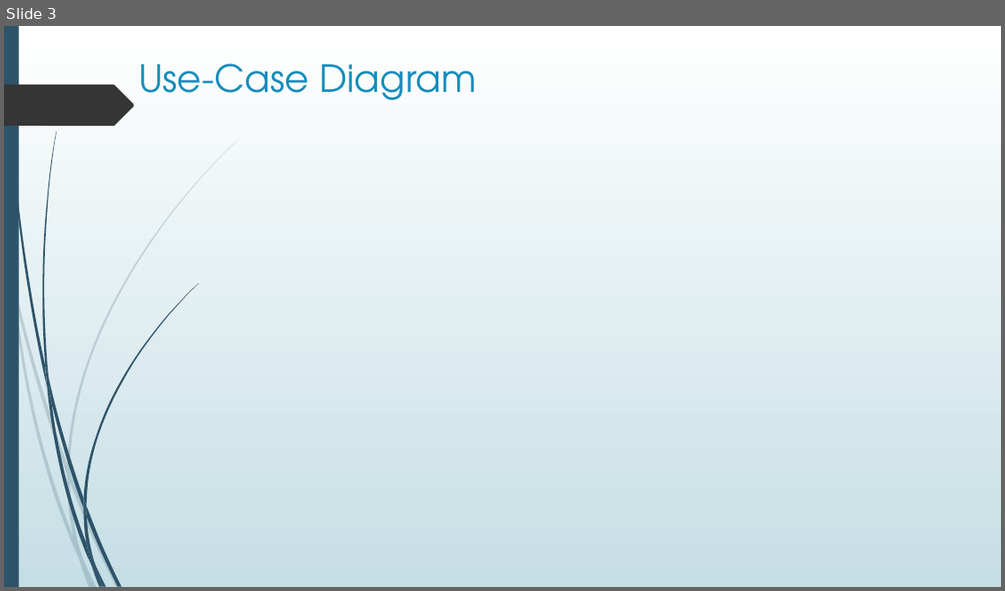
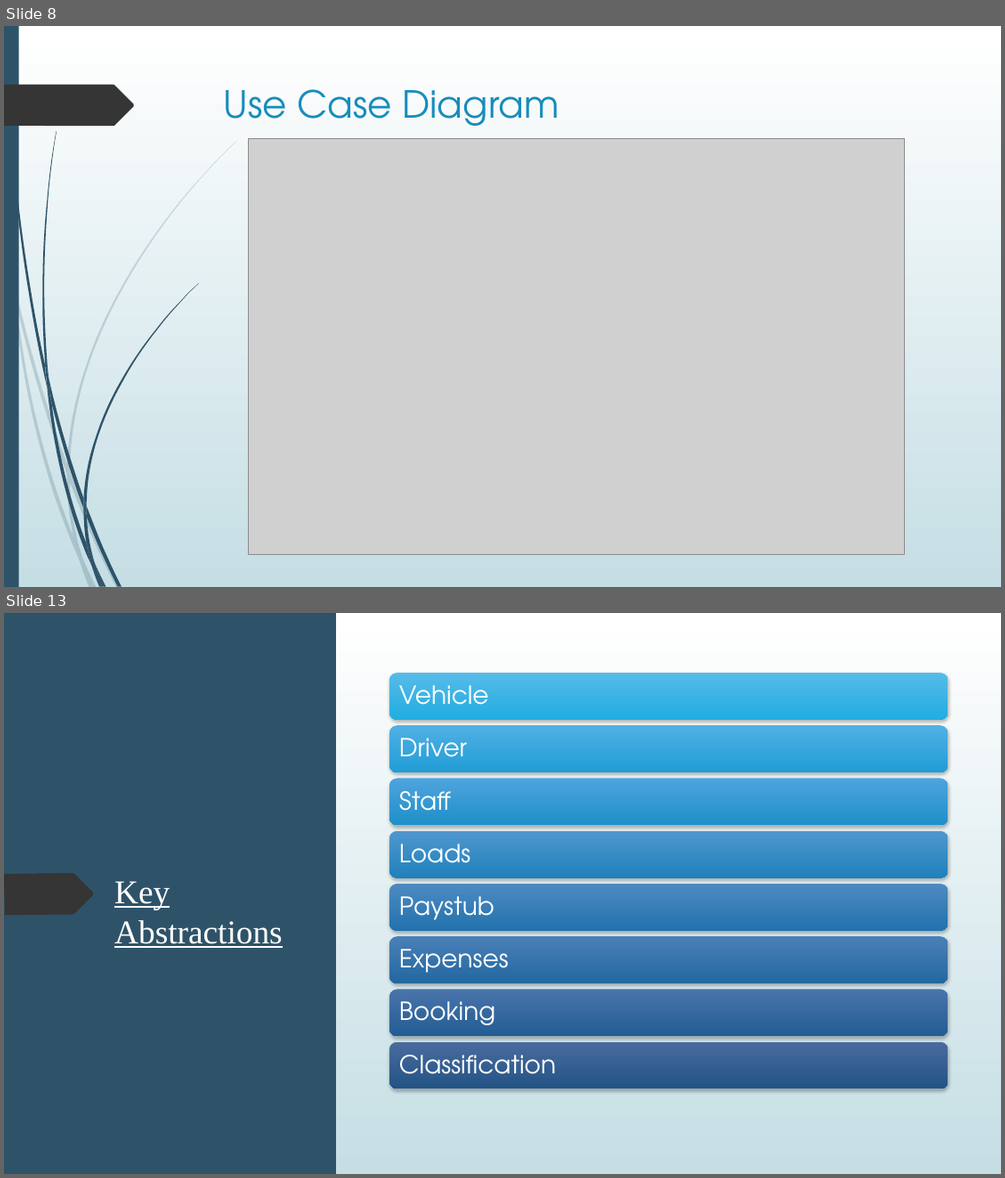
Before and after one commit to robel921/SE-TruckingCompanyMS, a slide deck: Documents/Project_Presentation1.pptx. Shown one above the other, each under a label of ours: slide 3 before the commit, slides 8 and 13 after it; the slides between them are not shown. The pictures are 1005x591 and 1005x1178 pixels, drawn with LibreOffice and Linux fonts; fonts in the diff are those of the drawing; grey boxes stand for pictures. Boxes give left, top, right and bottom in pixels: in the first picture for what was removed or moved away, otherwise in the second. Text is boxed around its words. In the diff, an @@ line names an element or a change of style, - is before the commit and + after.

```diff
--- a/Documents/Project_Presentation1.pptx
+++ b/Documents/Project_Presentation1.pptx
@@ slide 13 added at (4,613,1001,1174), background gradient #FFFFFF to #C5DEE5; not listed: 12 template elements that a slide beside it also shows @@
@@ rectangle added at (4,613,336,1174), fill #2E5369 @@
@@ rectangle added at (396,613,1001,1174), fill gradient #FFFFFF to #C5DEE5 @@
@@ freeform shape added at (4,873,94,915), fill #353535 @@
@@ title added at (114,881,283,948), 32 pt, text #FFFFFF, underline @@
+Key Abstractions
@@ group added at (389,673,947,1088): 8 rounded rectangles, 8 texts @@
+Vehicle
+Driver
+Staff
+Loads
+Paystub
+Expenses
+Booking
+Classification
@@ what was slide 3 is now slide 8 @@
@@ slide 8 changed as well @@
@@ title at (224,89,559,126): text changed @@
-Use-Case Diagram
+Use Case Diagram
@@ picture added at (249,138,905,555) @@
```
Also in this commit, not shown: 1 other slide changed, 17 other slides added, 2 slides removed.
